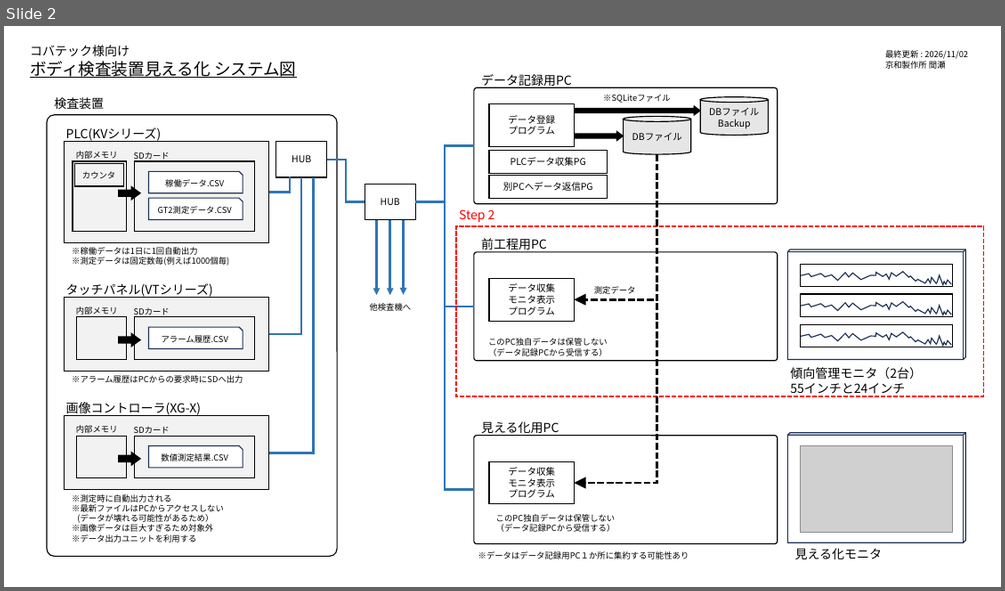
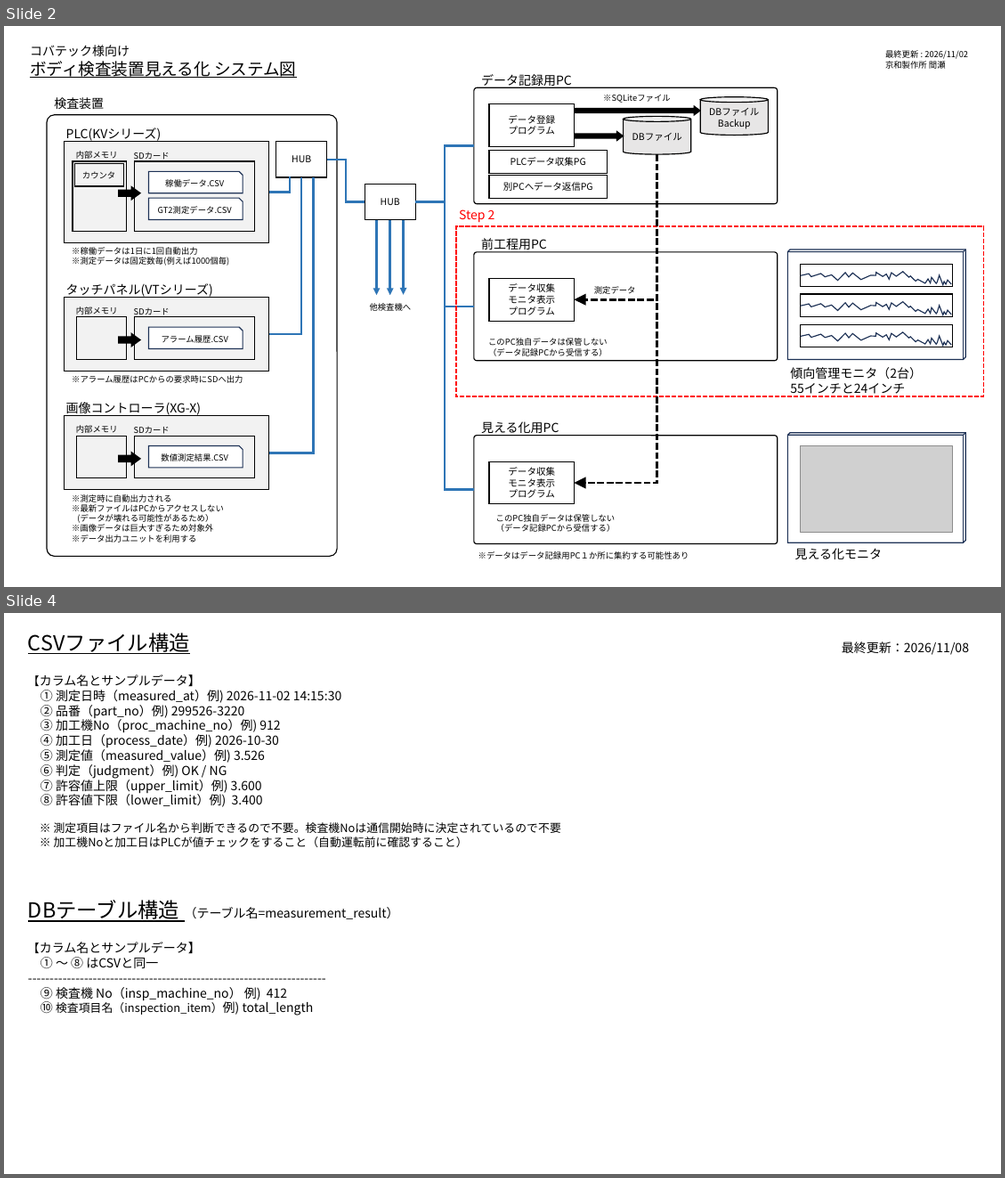
Before and after one commit to BUMZOH/body_inspect_visualize_coba, a slide deck: docs/Step2仕様書.pptx. Shown one above the other, each under a label of ours: slide 2 before the commit, slides 2 and 4 after it; the slides between them are not shown. The pictures are 1005x591 and 1005x1178 pixels, drawn with LibreOffice and Linux fonts; fonts in the diff are those of the drawing; grey boxes stand for pictures. Boxes give left, top, right and bottom in pixels: in the first picture for what was removed or moved away, otherwise in the second. Text is boxed around its words. In the diff, an @@ line names an element or a change of style, - is before the commit and + after.

```diff
--- a/docs/Step2仕様書.pptx
+++ b/docs/Step2仕様書.pptx
@@ slide 4 added at (4,613,1001,1174), background #FFFFFF @@
@@ text added at (28,633,190,654), 20 pt, text #000000, underline @@
+CSVファイル構造
@@ text added at (841,641,969,655), 12 pt, text #000000 @@
+最終更新：2026/11/08
@@ text added at (28,674,561,847), 12 pt, text #000000 @@
+【カラム名とサンプルデータ】
+① 測定日時（measured_at）例) 2026-11-02 14:15:30
+② 品番（part_no）例) 299526-3220
+③ 加工機No（proc_machine_no）例) 912
+④ 加工日（process_date）例) 2026-10-30
+⑤ 測定値（measured_value）例) 3.526
+⑥ 判定（judgment）例) OK / NG
+⑦ 許容値上限（upper_limit）例) 3.600
+⑧ 許容値下限（lower_limit）例) 3.400
+※ 測定項目はファイル名から判断できるので不要。検査機Noは通信開始時に決定されているので不要
+※ 加工機Noと加工日はPLCが値チェックをすること（自動運転前に確認すること）
@@ text added at (28,900,399,922), 12 pt, text #000000 @@
+DBテーブル構造 （テーブル名=measurement_result）
@@ text added at (28,941,314,1015), 12 pt, text #000000 @@
+【カラム名とサンプルデータ】
+① ～ ⑧ はCSVと同一
+---------------------------------------------------------------------
+⑨ 検査機 No（insp_machine_no） 例) 412
+⑩ 検査項目名（inspection_item）例) total_length
```
Also in this commit, not shown: 1 other slide added.
